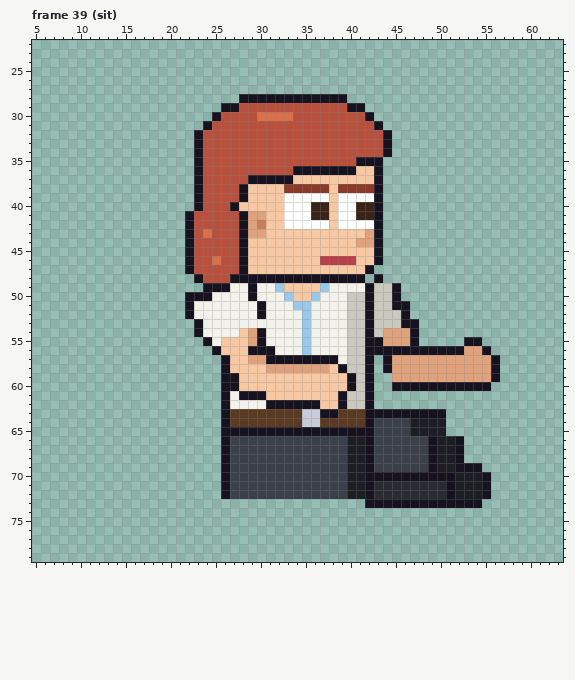
Pixel-art file, stored at sprites/clients/client_dentdoc_b_right_anim.aseprite. This is how it looked before the edit.
64x80 pixels, 129 frames. Colours within 5 levels of each other are drawn and written as one. Shown: frame 39 (sit): x 5..63, y 22..79. The old version is drawn lined up with the new one. The commit also changed other frames, which this record leaves out.
Now the later version:
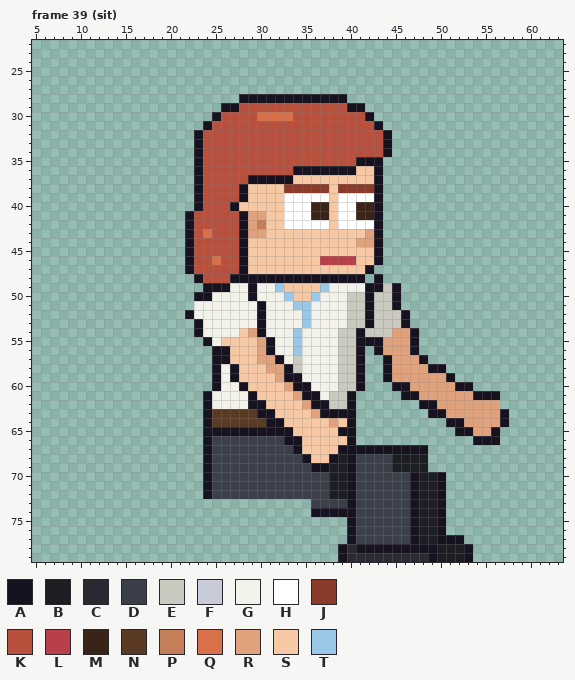
Palette (. is transparent): A #17121f  B #1c1e24  C #2a2a33  D #3a3f4a  E #c9c9c0  F #c8ccd8  G #f2f2ea  H #ffffff  J #8a3a28  K #b8503e  L #b8404a  M #3a2418  N #5a3a22  P #c47e58  Q #d8704a  R #e0a27c  S #f6c9a4  T #9ac8e8
The edit:
whole drawing moved by +2,-6 (the old picture is shown already moved)
Changed rows in their new state; - is an unchanged pixel.
Frame 39 (sit):
first column x 22:
49 ---------------------A--------------
50 .-----------------------------------
51 .-----------------------.-----------
53 --------A----------------.----------
54 ------------TG---E-AE-E-------------
55 -------SRA--TG---E-A-----------..---
56 ----A--SR---TG---E-A.-RRR-........--
57 ---A---S-R-GEGGGGE-A.-----A........-
58 ---AGA-----AEGGGGE-A.------AA......-
59 ---AG-----RAAGGGGEEA.-A------A.....-
60 ---AGGA----RAAGGGEEA.----RRRRR--..--
61 --AGG-G-S---RAAGEEA..---AARRRRRRAAA-
62 --AGG--AASSSSR-AEEA..-----AARRRRRRR-
63 --ANN---AASSSSR--AA........--RRRRRRA
64 --ANN----AASSSSSRSA..........AARRRRA
65 --AA--------SSSSS--..........-AARRA-
66 --ADD------AASSSSSA............-AAA-
67 --ADD-------ASSSSAAA-AAAAAA....-----
68 --ADD--------ASSABADD--BBBB....-----
69 --ADD---------AABBADD--BBBB......---
70 --ADD-----------BBADDDDDD-BB-.....--
71 --ADD-----------BBADDDDDDABBA.....--
72 --ADD-----------BBADDDDDDABBA.....--
73 --------------DDDDADDDDDD-BB-....---
74 --------------AAAAADDDDDDABBA-------
75 ------------------ADDDDDDABBA-------
76 ------------------ADDDDDDABBA-------
77 ------------------ADDDDDDABBAAA-----
78 -----------------ACAAAAAAAAABBBA----
79 -----------------ACCCCCCCCCABBBA----
Changed places in both pictures, as pixel boxes (x1, y1, x2, y2):
changed: (203, 283, 509, 562)
erased: (185, 292, 194, 310)
